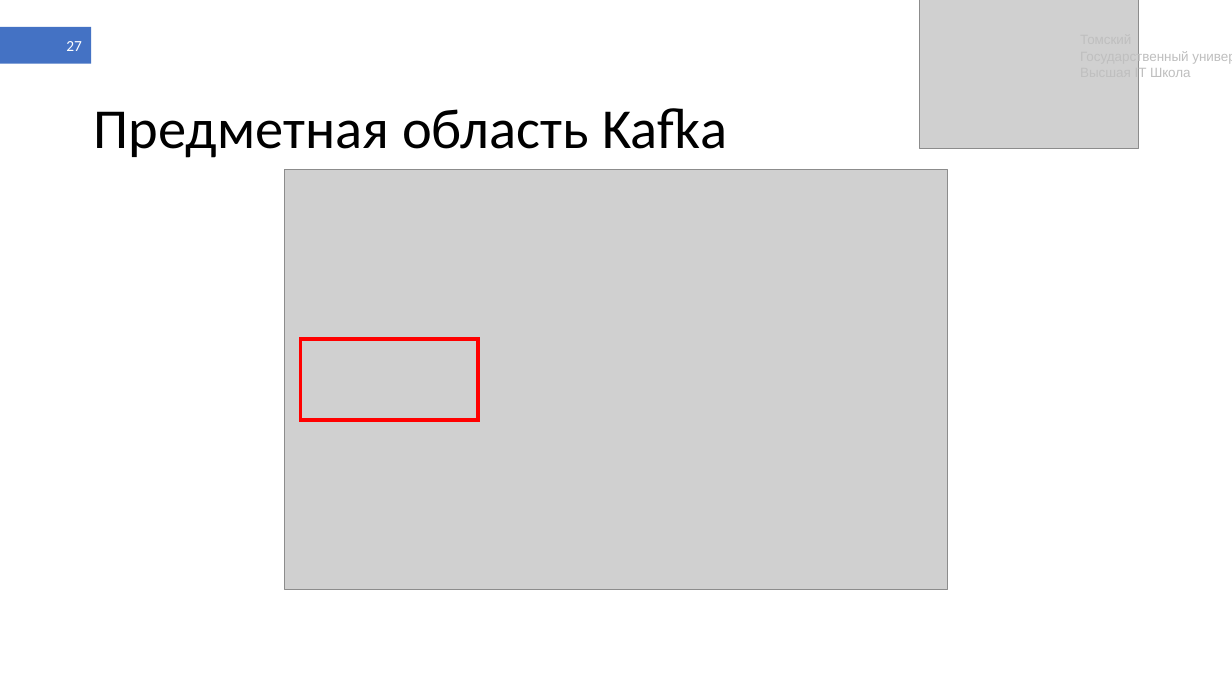
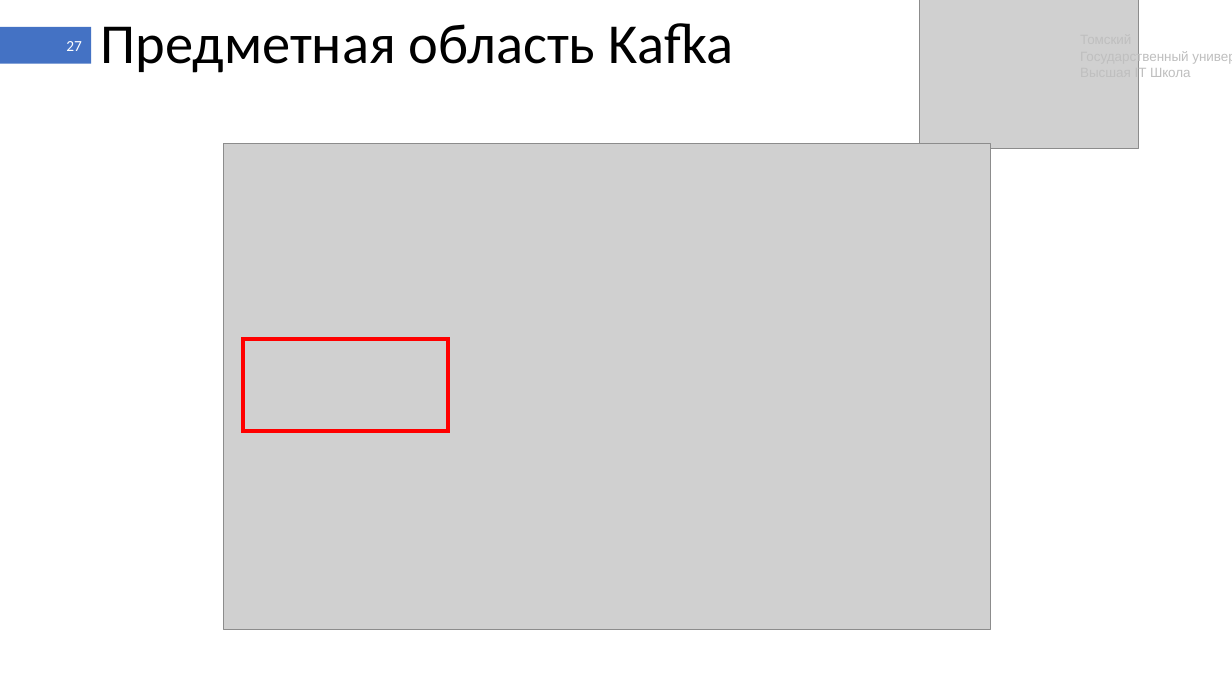
Before and after one commit to shameoff/GraduateWork, a slide deck: slide 27 of Презентация ВКР (в шаблоне).pptx. Drawn at 1232x693 pixels with LibreOffice and Linux fonts; fonts in the diff are those of the drawing; grey boxes stand for pictures. Boxes give left, top, right and bottom in pixels: in the first picture for what was removed or moved away, otherwise in the second. Text is boxed around its words. In the diff, an @@ line names an element or a change of style, - is before the commit and + after.

```diff
--- a/Презентация ВКР (в шаблоне).pptx
+++ b/Презентация ВКР (в шаблоне).pptx
@@ text "Предметная область Kafka" moved from (x1=94, y1=108, x2=727, y2=158) to (x1=101, y1=23, x2=734, y2=73) @@
@@ picture resized from (x1=285, y1=170, x2=947, y2=590) to (x1=224, y1=143, x2=991, y2=629) @@
@@ rectangle resized from (x1=300, y1=339, x2=478, y2=420) to (x1=243, y1=339, x2=447, y2=432) @@
```
Also in this commit, not shown: 38 other slides changed, 1 other file.
